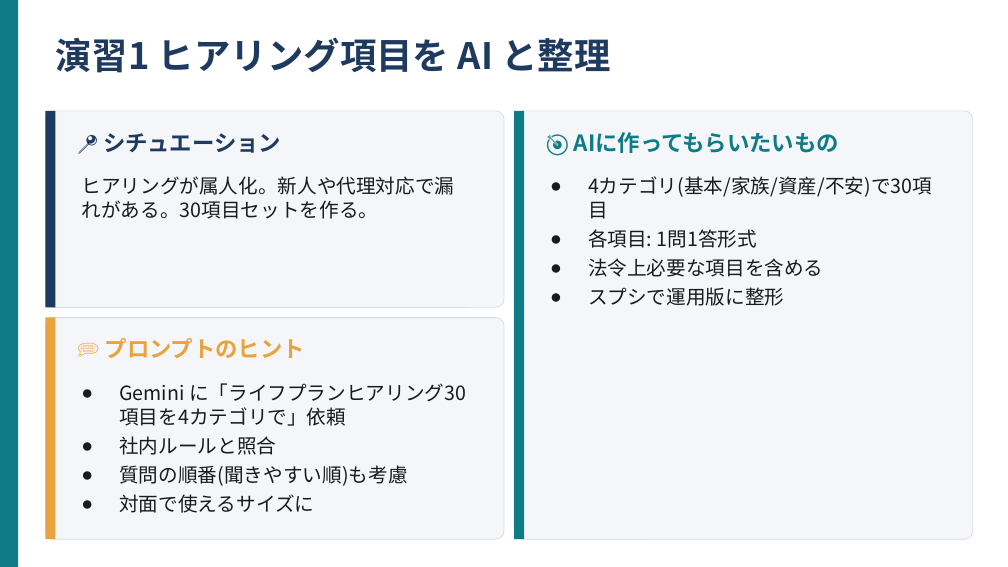
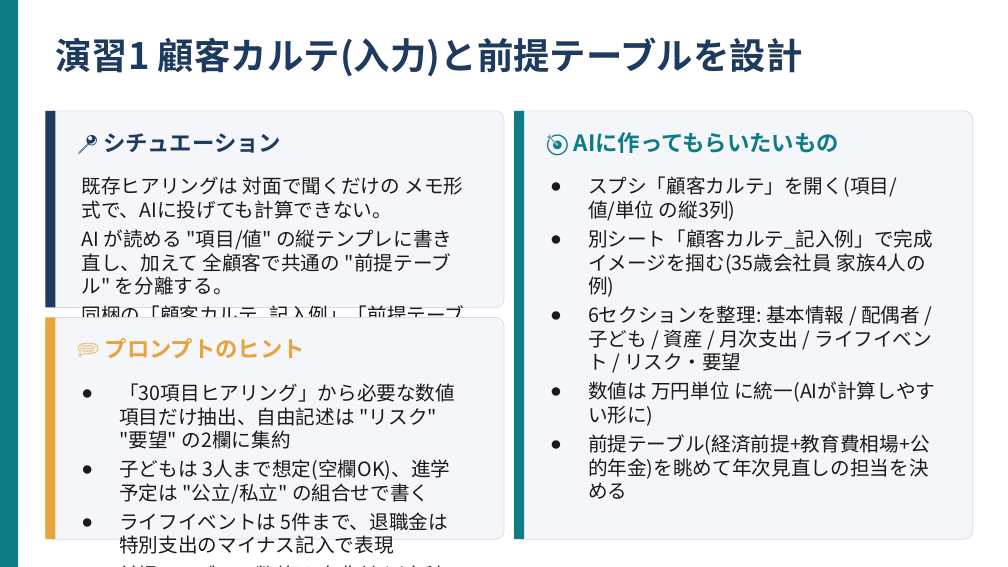
Before and after one commit to kana-story-321/github.io, a slide deck: slide 4 of lecture_pptx/out/s17/ワーク01.pptx. Drawn at 1008x567 pixels with LibreOffice and Linux fonts; fonts in the diff are those of the drawing. Boxes give left, top, right and bottom in pixels: in the first picture for what was removed or moved away, otherwise in the second. Text is boxed around its words. In the diff, an @@ line names an element or a change of style, - is before the commit and + after.

```diff
--- a/lecture_pptx/out/s17/ワーク01.pptx
+++ b/lecture_pptx/out/s17/ワーク01.pptx
@@ text at (55,37,803,76): text changed @@
-演習1 ヒアリング項目を AI と整理
+演習1 顧客カルテ(入力)と前提テーブルを設計
@@ text at (81,176,464,352): text changed @@
-ヒアリングが属人化。新人や代理対応で漏れがある。30項目セットを作る。
+既存ヒアリングは 対面で聞くだけの メモ形式で、AIに投げても計算できない。
+AI が読める "項目/値" の縦テンプレに書き直し、加えて 全顧客で共通の "前提テーブル" を分離する。
+同梱の「顧客カルテ_記入例」「前提テーブル」で完成イメージを掴む。
@@ text at (588,176,935,499): text changed @@
-● 4カテゴリ(基本/家族/資産/不安)で30項目
-● 各項目: 1問1答形式
-● 法令上必要な項目を含める
-● スプシで運用版に整形
+● スプシ「顧客カルテ」を開く(項目/値/単位 の縦3列)
+● 別シート「顧客カルテ_記入例」で完成イメージを掴む(35歳会社員 家族4人の例)
+● 6セクションを整理: 基本情報 / 配偶者 / 子ども / 資産 / 月次支出 / ライフイベント / リスク・要望
+● 数値は 万円単位 に統一(AIが計算しやすい形に)
+● 前提テーブル(経済前提+教育費相場+公的年金)を眺めて年次見直しの担当を決める
@@ text at (119,383,455,554): text changed @@
-● Gemini に「ライフプランヒアリング30項目を4カテゴリで」依頼
-● 社内ルールと照合
-● 質問の順番(聞きやすい順)も考慮
-● 対面で使えるサイズに
+● 「30項目ヒアリング」から必要な数値項目だけ抽出、自由記述は "リスク" "要望" の2欄に集約
+● 子どもは 3人まで想定(空欄OK)、進学予定は "公立/私立" の組合せで書く
+● ライフイベントは 5件まで、退職金は 特別支出のマイナス記入で表現
+● 前提テーブルの数値は 出典付き(文科省/厚労省 等)で信頼度を上げる
```
Also in this commit, not shown: 7 other slides changed, 10 other files.
